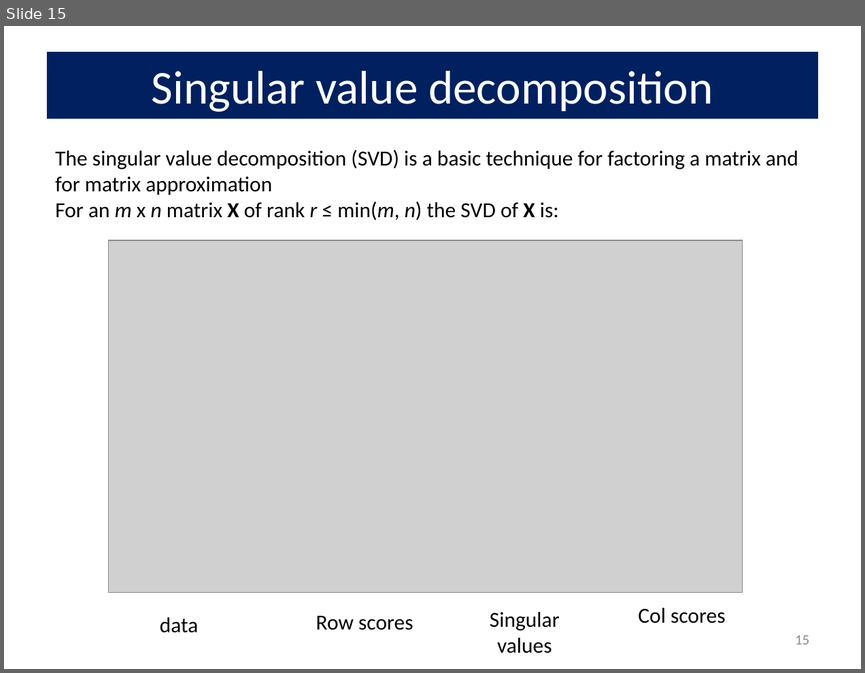
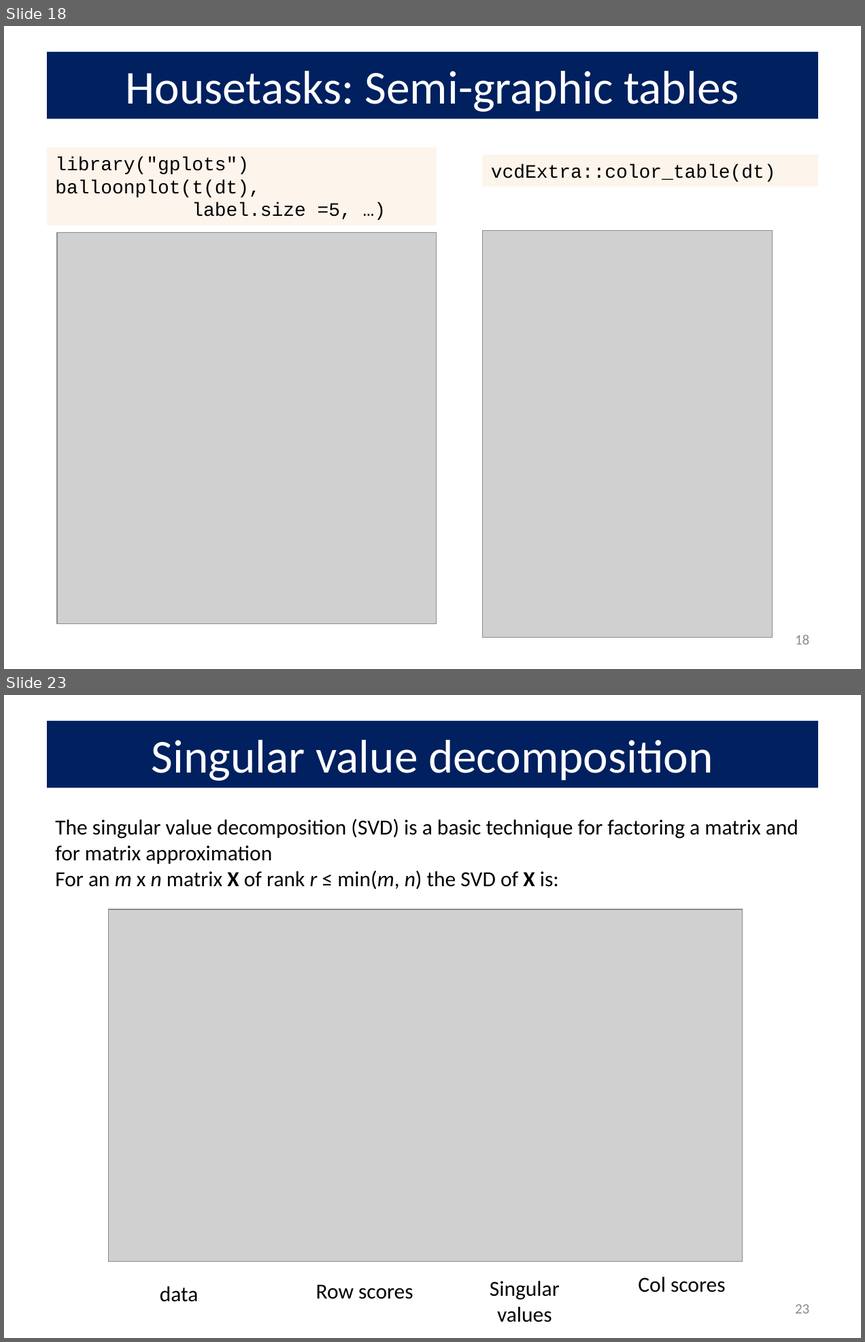
Before and after one commit to friendly/psy6136, a slide deck: docs/lectures/05-Corresp.pptx. Shown one above the other, each under a label of ours: slide 15 before the commit, slides 18 and 23 after it; the slides between them are not shown. The pictures are 865x673 and 865x1342 pixels, drawn with LibreOffice and Linux fonts; fonts in the diff are those of the drawing; grey boxes stand for pictures. Boxes give left, top, right and bottom in pixels: in the first picture for what was removed or moved away, otherwise in the second. Text is boxed around its words. In the diff, an @@ line names an element or a change of style, - is before the commit and + after.

```diff
--- a/docs/lectures/05-Corresp.pptx
+++ b/docs/lectures/05-Corresp.pptx
@@ slide 18 added at <box>4,26,861,669</box>, background #FFFFFF @@
@@ title added at <box>47,52,818,118</box>, fill #002060, 39.6 pt, text #FFFFFF @@
+Housetasks: Semi-graphic tables
@@ rectangle added at <box>47,148,436,226</box>, fill #FDEADA at 50% opacity, 16 pt, text #000000 @@
+library("gplots")
+balloonplot(t(dt),
+label.size =5, …)
@@ rectangle added at <box>482,155,818,186</box>, fill #FDEADA at 50% opacity, 16 pt, text #000000 @@
+vcdExtra::color_table(dt)
@@ picture added at <box>57,233,436,623</box> @@
@@ picture added at <box>482,230,772,636</box> @@
@@ page number added at <box>795,635,809,644</box>, 12 pt, text #8C8C8C @@
+18
@@ what was slide 15 is now slide 23 @@
@@ page number at <box>795,1304,809,1313</box>: text changed @@
-15
+23
```
Also in this commit, not shown: 11 slides changed, 8 other slides added, 11 other files.
